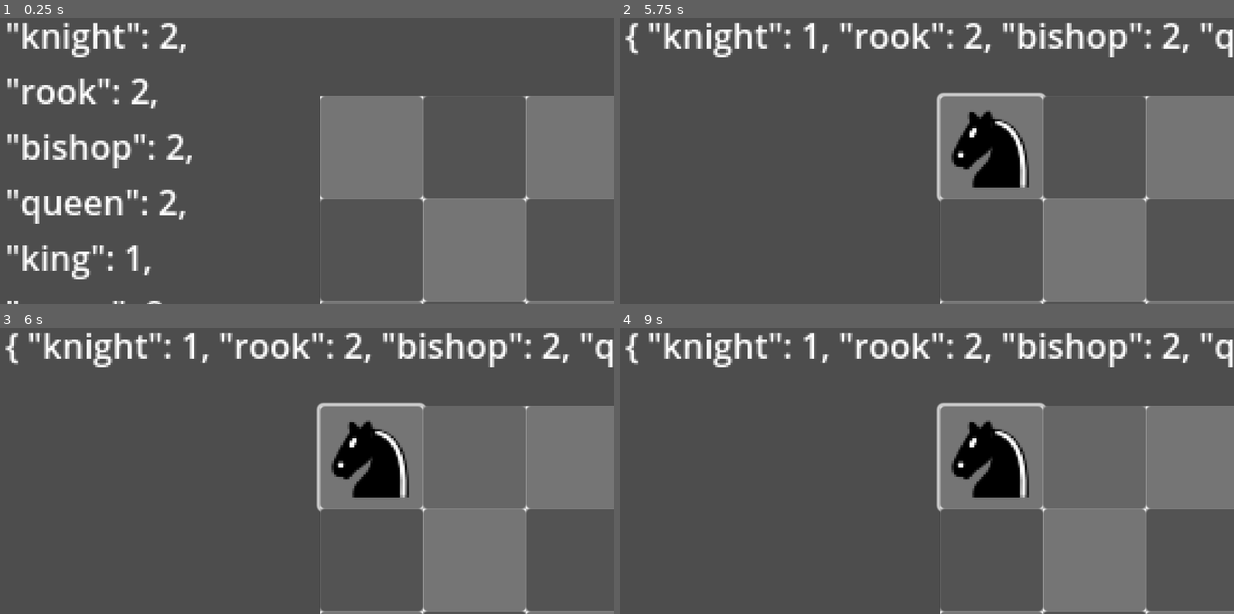
Above: before the commit, frames 1-4 (two rows, left to right).
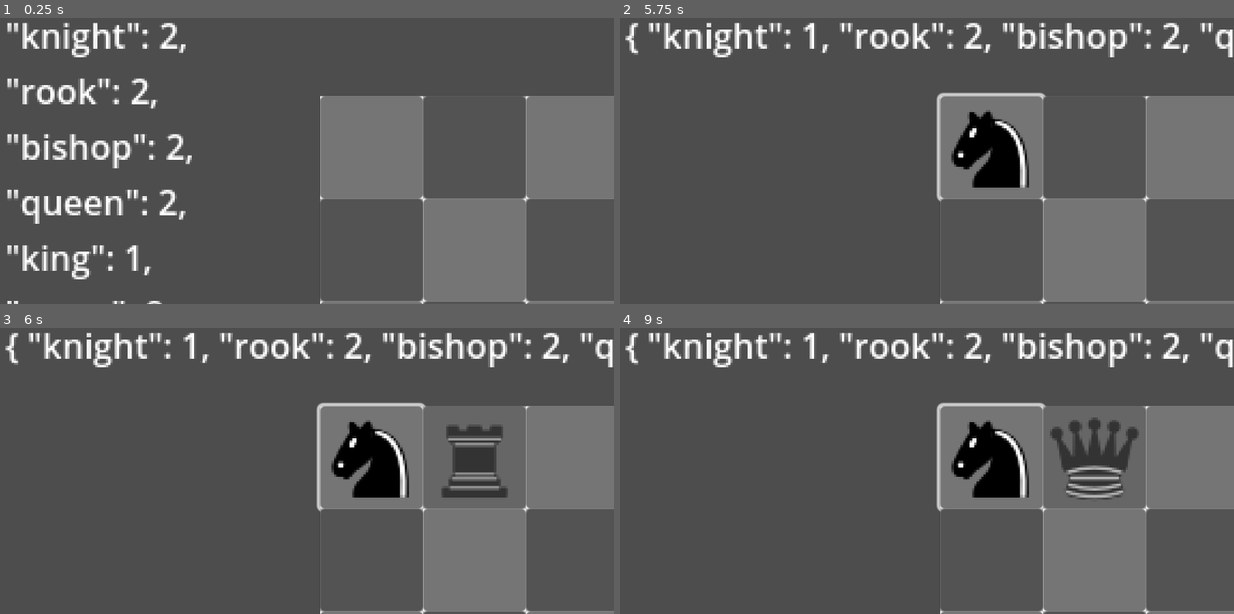
Above: after the commit, the same moments.

Repository: Noelithub77/Chessialo
Game: Godot game, scene res://main.tscn
Two runs of this game, one before a commit and one after it. Both use one fixed random seed, a clock stepped at 60 frames per second and the inputs below.
Inputs (mouse positions are in pixels of both pictures, inside the frame that each line leads up to):
- Up to frame 1 (0.25 s): no input
- Up to frame 2 (5.75 s): click (994, 146) at 0.52 s; click (994, 146) at 1.27 s; click (994, 146) at 2.02 s; tap Enter at 2.75, 4.25 s; move the mouse to (1062, 112) at 2.77 s; tap B (b) at 2.85 s; tap K (k) at 3.05, 3.6 s; tap Space at 3.5, 5 s; move the mouse to (804, 149) at 3.52 s; tap P (p) at 3.8, 4.35 s; move the mouse to (988, 55) at 4.27 s; tap Q (q) at 4.55, 5.1 s; move the mouse to (896, 201) at 5.02 s; tap R (r) at 5.3 s
- Up to frame 3 (6 s): tap Enter at 5.75 s; move the mouse to (491, 493) at 5.77 s; tap R (r) at 5.85 s
- Up to frame 4 (9 s): tap B (b) at 6.05, 6.6 s; tap Space at 6.5 s; move the mouse to (736, 388) at 6.52 s; tap K (k) at 6.8, 7.35 s; move the mouse to (957, 439) at 7.27 s; tap P (p) at 7.55, 8.1 s; move the mouse to (834, 353) at 8.02 s; tap Q (q) at 8.3, 8.85 s; move the mouse to (1062, 422) at 8.77 s

Frames 1-2 are identical in both runs. In frame 3, 1.7% of the frame differs, in the area x 71-83%, y 34-60%; in frame 4, 2.1%, in the area x 70-85%, y 31-61%.

Commit message:
made a sprite preview

Diff:
--- a/board.gd
+++ b/board.gd
@@ -2,12 +2,12 @@
 @export var square_scene : PackedScene
 signal square_clicked(grid_pos: Vector2)
 
-@export var grid = []
+var grid = []
 var square_size = 64
 var board_size = 8
 var occupied_squares = {}
 var occupied_by_piece = {}
-
+var preview_opacity = 0.5
 
 func _ready():
 	create_grid()
@@ -26,6 +26,8 @@
 			# Get button as child of ColorRect
 			var button = color_rect.get_node("Button")
 			button.connect("pressed", Callable(self, "on_square_pressed").bind(Vector2(col, row)))
+			button.connect("mouse_entered", Callable(self, "_on_button_mouse_entered").bind(Vector2(col, row)))
+			button.connect("mouse_exited", Callable(self, "_on_button_mouse_exited").bind(Vector2(col, row)))
 
 			# Set position for each square
 			square_instance.position = Vector2(col * square_size, row * square_size)
@@ -44,3 +46,21 @@
 	if index >= 0 and index < grid.size():
 		return grid[index]
 	return null
+
+func _on_button_mouse_entered(grid_pos: Vector2):
+	var square = get_square(grid_pos)
+	if square and !occupied_squares[grid_pos]:
+		var texture_rect = square.get_node("ColorRect/ContentTextureRect")
+		# Get the owner (main scene) to access the active piece and textures
+		var main = get_tree().get_root().get_node("Main")
+		if main.active_piece_type != "none":
+			texture_rect.texture = main.textures[main.active_piece_type]
+			texture_rect.visible = true
+			texture_rect.modulate.a = preview_opacity
+
+func _on_button_mouse_exited(grid_pos: Vector2):
+	var square = get_square(grid_pos)
+	if square and !occupied_squares[grid_pos]:
+		var texture_rect = square.get_node("ColorRect/ContentTextureRect")
+		texture_rect.texture = null
+		texture_rect.visible = false
--- a/button.gd
+++ /dev/null
@@ -1,15 +0,0 @@
-extends Button
-
-
-# Called when the node enters the scene tree for the first time.
-func _ready() -> void:
-	pass # Replace with function body.
-
-
-# Called every frame. 'delta' is the elapsed time since the previous frame.
-func _process(delta: float) -> void:
-	pass
-
-
-func _on_pressed() -> void:
-	print("button's script works") # Replace with function body.
--- a/square.tscn
+++ b/square.tscn
@@ -1,6 +1,4 @@
-[gd_scene load_steps=2 format=3 uid="uid://dfs6hxmk5w8at"]
-
-[ext_resource type="Script" path="res://button.gd" id="2_q2bt3"]
+[gd_scene format=3 uid="uid://dfs6hxmk5w8at"]
 
 [node name="Square" type="Node2D"]
 
@@ -31,7 +29,6 @@
 theme_override_colors/icon_hover_color = Color(0.675645, 0.694294, 0.118244, 1)
 theme_override_colors/icon_hover_pressed_color = Color(0.679678, 0.671079, 0.159453, 1)
 action_mode = 0
-script = ExtResource("2_q2bt3")
 
 [node name="ContentTextureRect" type="TextureRect" parent="ColorRect"]
 layout_mode = 1
